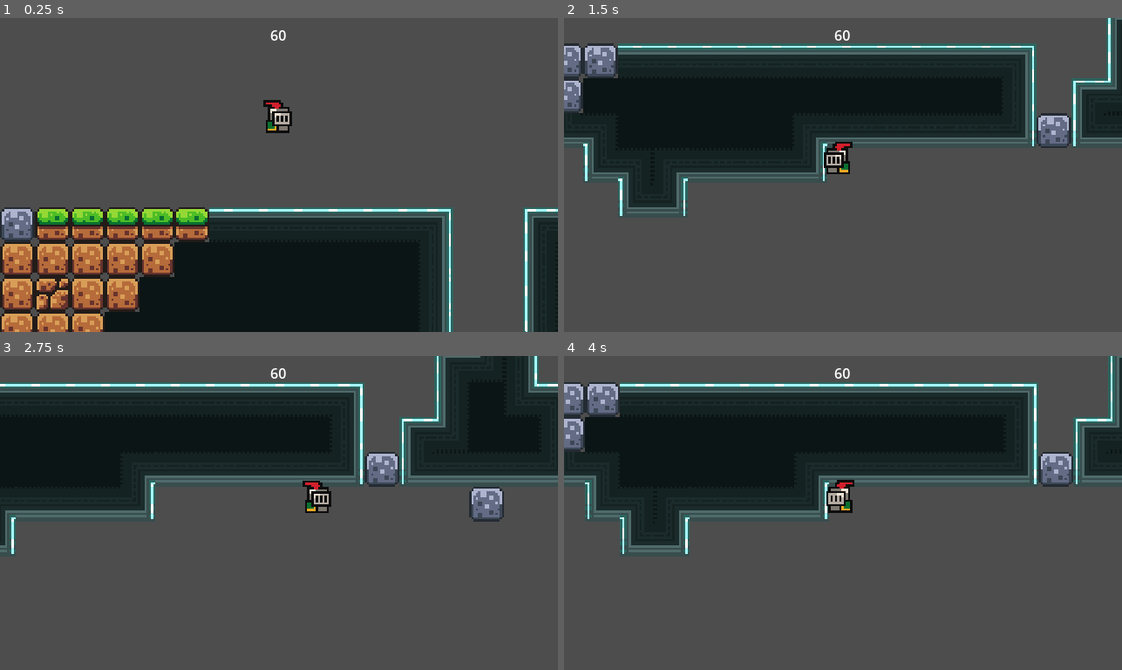
Above: before the commit, frames 1-4 (two rows, left to right).
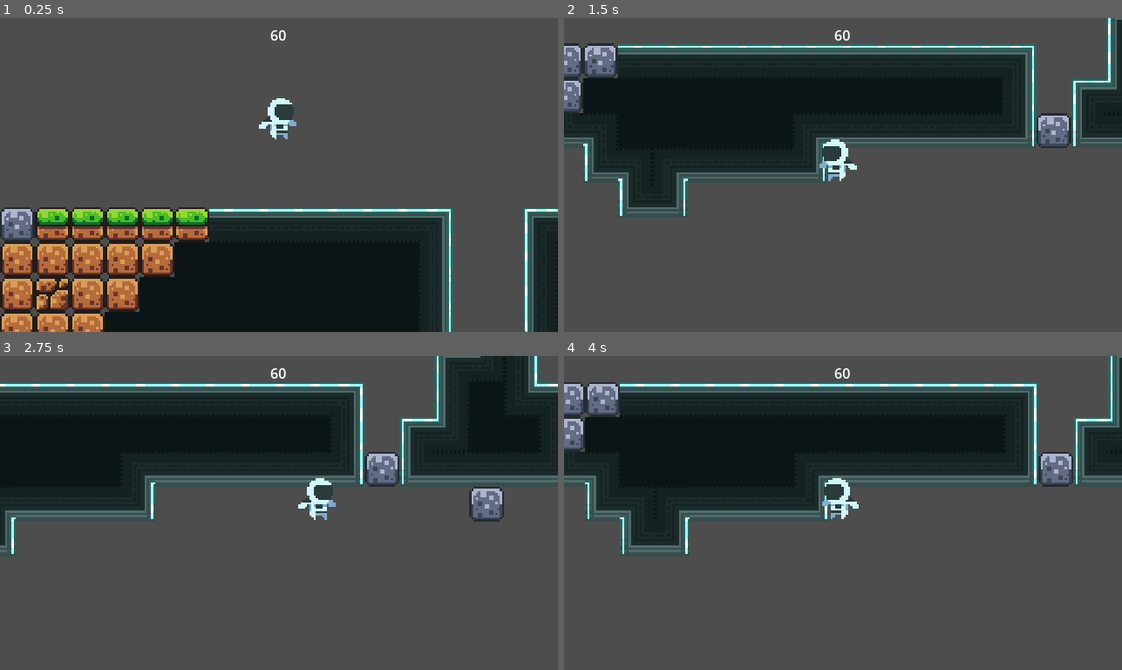
Above: after the commit, the same moments.

Repository: Serial-Cyn/patch-it-up
Game: Godot game, scene res://levels/level_1.tscn
The game is run twice, just before and just after one commit, with the same random seed, the same clock (stepped at 60 frames per second) and the same inputs.
Inputs:
- Up to frame 1 (0.25 s): no input
- Up to frame 2 (1.5 s): hold D (move_right) from 0.53 s (still down); tap E (patch) at 0.6 s; tap W (jump) at 0.77, 0.8, 1.07, 1.35 s
- Up to frame 3 (2.75 s): tap W (jump) at 1.52, 1.82, 2.3 s; tap E (patch) at 1.55, 2.1 s; release D (move_right) at 2.03 s; hold A (move_left) from 2.03 s (still down)
- Up to frame 4 (4 s): release A (move_left) at 2.78 s; hold D (move_right) from 2.78 s (still down); tap E (patch) at 2.85 s; tap W (jump) at 3.02, 3.32, 3.6, 3.77 s

The runs differ from the first frame. In frame 1, 0.6% of the frame differs, in the area x 46-54%, y 25-39%; in frame 2, 0.6%; in frame 3, 0.6%; in frame 4, 0.6%.

Commit message:
updated spritesheet

Diff:
--- a/scenes/player.tscn
+++ b/scenes/player.tscn
@@ -1,8 +1,8 @@
 [gd_scene load_steps=24 format=3 uid="uid://dpfp2gvrhdnd2"]
 
-[ext_resource type="Texture2D" uid="uid://cg7mod26a87us" path="res://assets/sprites/knight.png" id="1_3vyb7"]
 [ext_resource type="Script" uid="uid://4kvjkfqys6io" path="res://scripts/player.gd" id="1_g2els"]
 [ext_resource type="Texture2D" uid="uid://ng105eto5s8r" path="res://assets/sprites/tester-sprite.png" id="2_qhqgy"]
+[ext_resource type="Texture2D" uid="uid://dkw4nqsy6bhlu" path="res://assets/sprites/patch-spritesheet.png" id="3_qhqgy"]
 
 [sub_resource type="AtlasTexture" id="AtlasTexture_qhqgy"]
 atlas = ExtResource("2_qhqgy")
@@ -36,9 +36,9 @@
 atlas = ExtResource("2_qhqgy")
 region = Rect2(224, 0, 31, 32)
 
-[sub_resource type="AtlasTexture" id="AtlasTexture_a38lo"]
-atlas = ExtResource("1_3vyb7")
-region = Rect2(64, 160, 32, 32)
+[sub_resource type="AtlasTexture" id="AtlasTexture_4r5pv"]
+atlas = ExtResource("3_qhqgy")
+region = Rect2(0, 64, 32, 32)
 
 [sub_resource type="AtlasTexture" id="AtlasTexture_d2wvv"]
 atlas = ExtResource("2_qhqgy")
@@ -105,7 +105,7 @@
 }, {
 "frames": [{
 "duration": 1.0,
-"texture": SubResource("AtlasTexture_a38lo")
+"texture": SubResource("AtlasTexture_4r5pv")
 }],
 "loop": true,
 "name": &"jump",
@@ -153,9 +153,8 @@
 [node name="AnimatedSprite" type="AnimatedSprite2D" parent="."]
 position = Vector2(0, -12)
 sprite_frames = SubResource("SpriteFrames_a38lo")
-animation = &"run"
+animation = &"jump"
 autoplay = "idle"
-frame_progress = 0.635309
 
 [node name="Collider" type="CollisionShape2D" parent="."]
 position = Vector2(0, -4)
Binary file changed: assets/sprites/patch-spritesheet.png
Not shown, added: assets/sprites/patch-spritesheet.png.import
